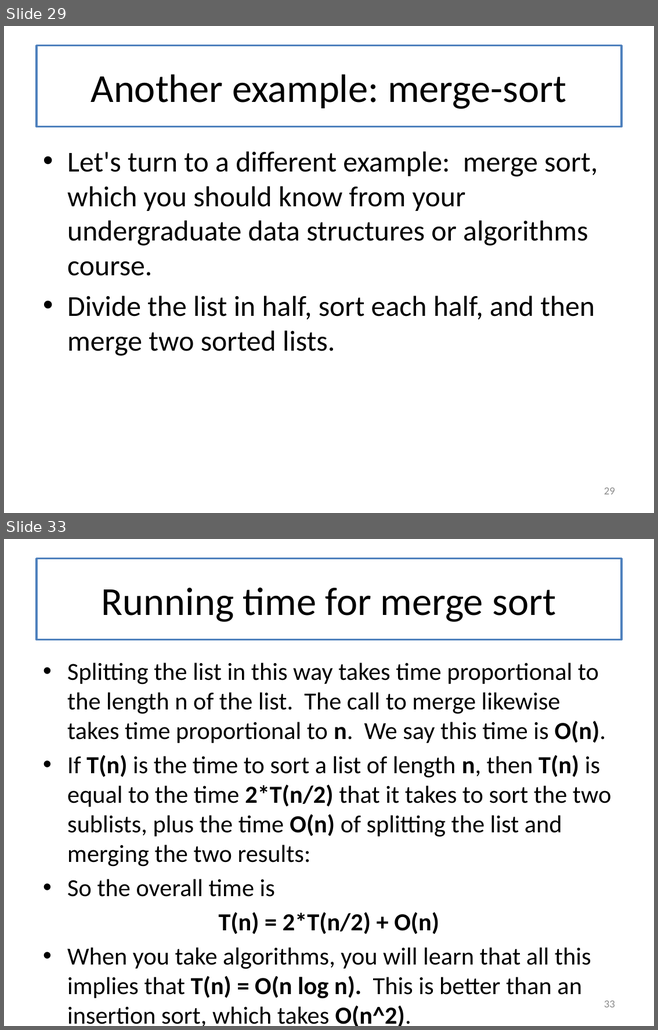
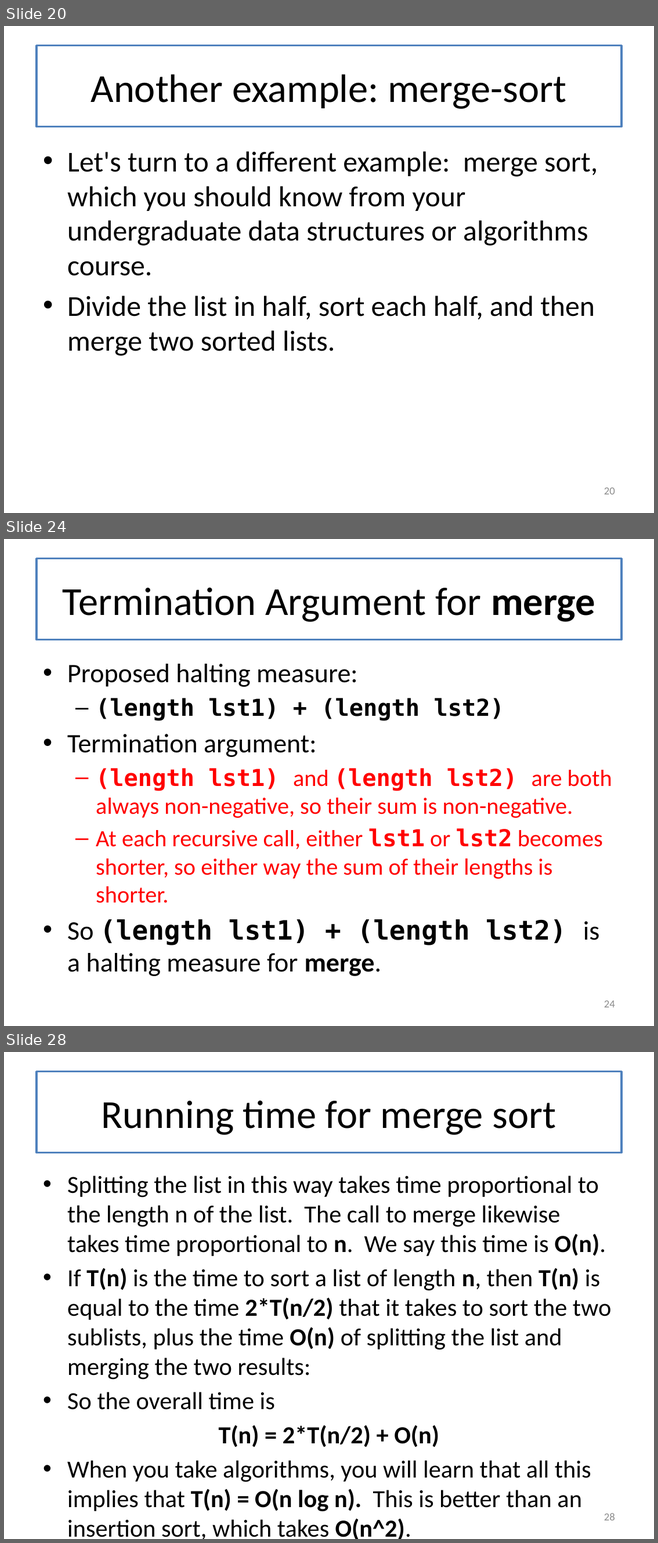
Before and after one commit to mwand/cs5010f16, a slide deck: Slides/Lesson 8.1 Introducing General Recursion.pptx. Shown one above the other, each under a label of ours: slides 29 and 33 before the commit, slides 20, 24 and 28 after it; the slides between them are not shown. The pictures are 658x1030 and 658x1543 pixels, drawn with LibreOffice and Linux fonts; fonts in the diff are those of the drawing. Boxes give left, top, right and bottom in pixels: in the first picture for what was removed or moved away, otherwise in the second. Text is boxed around its words. In the diff, an @@ line names an element or a change of style, - is before the commit and + after.

```diff
--- a/Slides/Lesson 8.1 Introducing General Recursion.pptx
+++ b/Slides/Lesson 8.1 Introducing General Recursion.pptx
@@ slide 24 added at <box>4,539,654,1026</box>, background #FFFFFF @@
@@ title added at <box>36,559,621,640</box>, fill #FFFFFF, outline #4F81BD 2.25 pt, 44 pt, text #000000 @@
+Termination Argument for merge
@@ text added at <box>67,664,612,976</box>, 25.9 pt, text #FF0000 @@
+• Proposed halting measure:
+  – (length lst1) + (length lst2)
+• Termination argument:
+  – (length lst1) and (length lst2) are both always non-negative, so their sum is non-negative.
+  – At each recursive call, either lst1 or lst2 becomes shorter, so either way the sum of their lengths is shorter.
+• So (length lst1) + (length lst2) is a halting measure for merge.
@@ page number added at <box>604,1001,615,1008</box>, 12 pt, text #8C8C8C @@
+24
@@ what was slide 29 is now slide 20 @@
@@ page number at <box>604,488,615,495</box>: text changed @@
-29
+20
@@ what was slide 33 is now slide 28 @@
@@ page number at <box>604,1513,615,1521</box>: text changed @@
-33
+28
```
Also in this commit, not shown: 23 slides changed, 4 other slides added, 11 other files.
